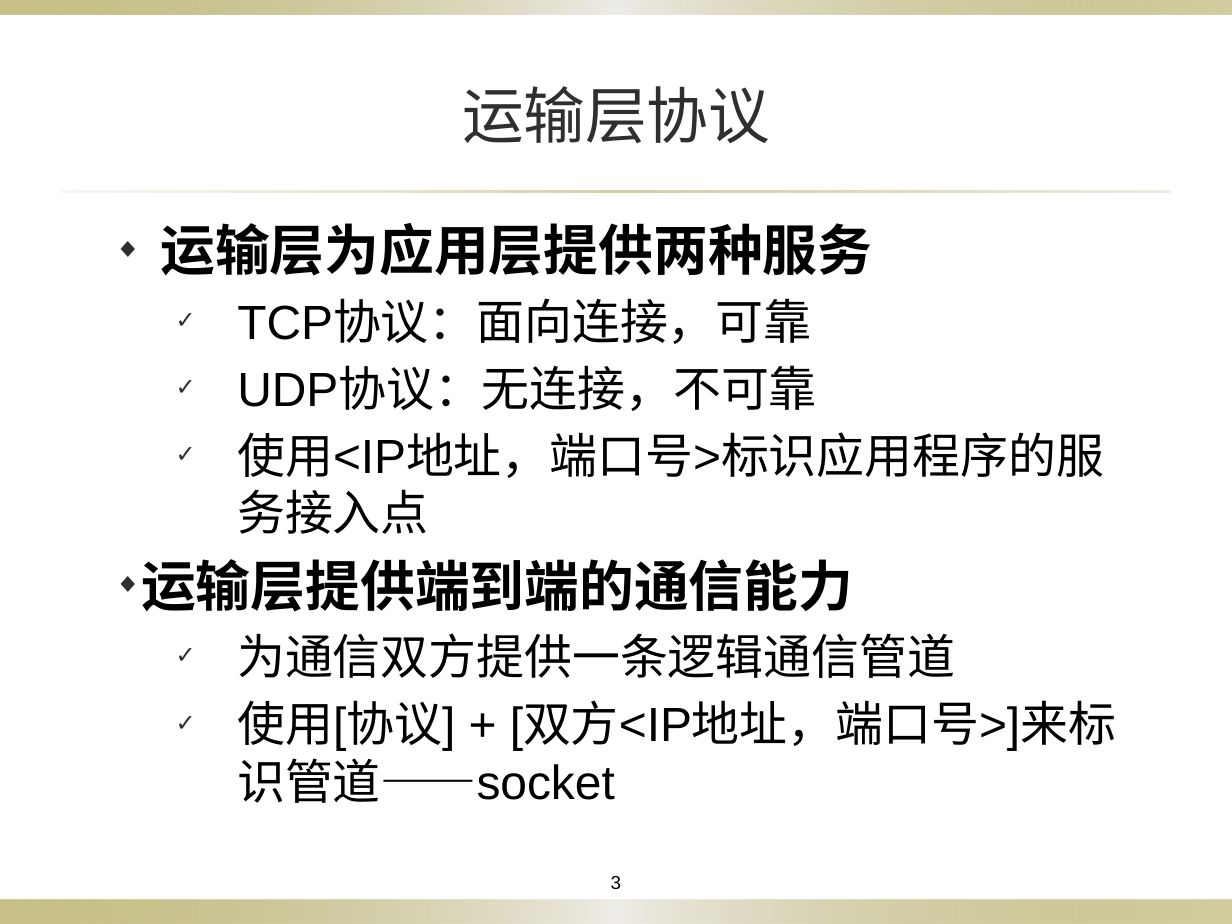
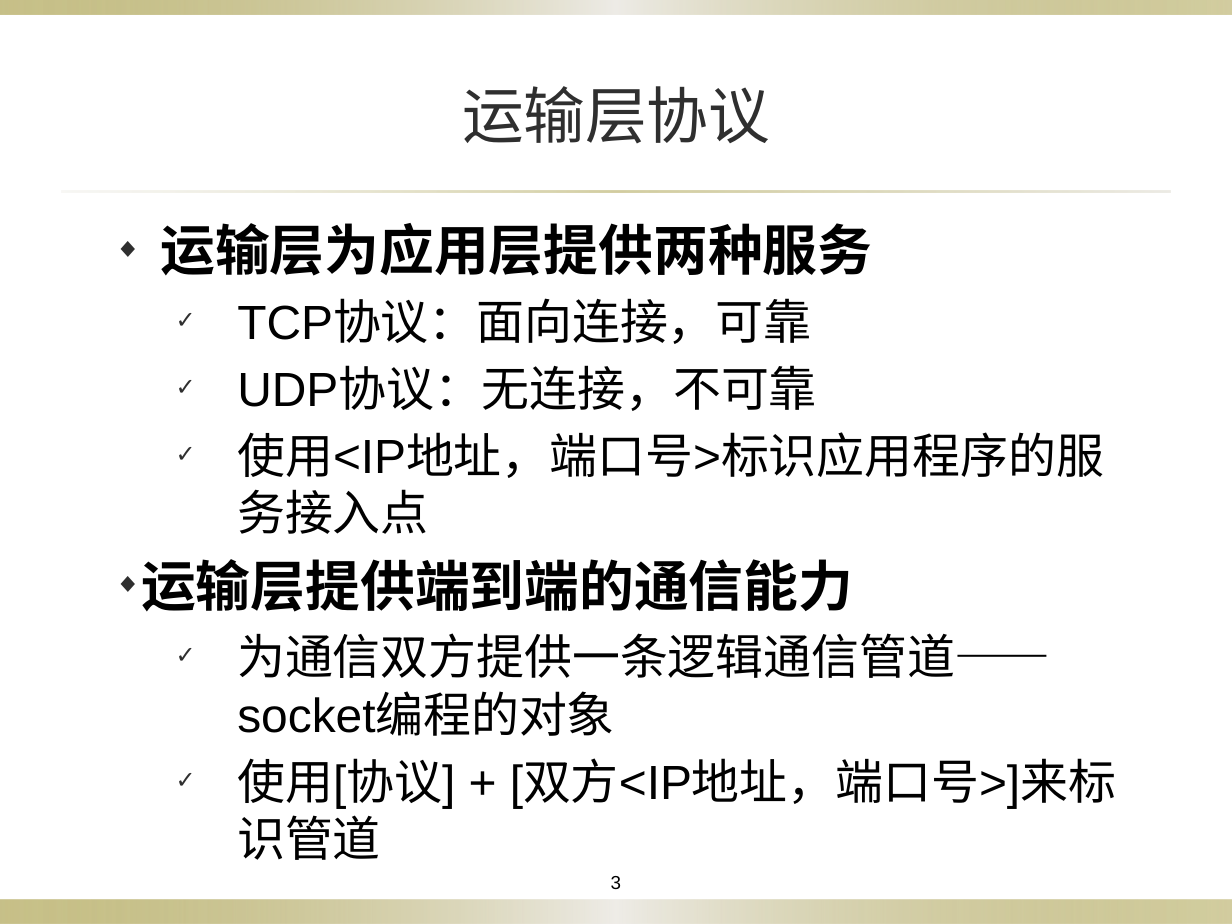
Before and after one commit to Otomadmt/NetCom_Course_Repo, a slide deck: slide 3 of Exp_3/socket通信程序设计.pptx. Drawn at 1232x924 pixels with LibreOffice and Linux fonts; fonts in the diff are those of the drawing; background and template pictures are left out. Boxes give left, top, right and bottom in pixels: in the first picture for what was removed or moved away, otherwise in the second. Text is boxed around its words. In the diff, an @@ line names an element or a change of style, - is before the commit and + after.

```diff
--- a/Exp_3/socket通信程序设计.pptx
+++ b/Exp_3/socket通信程序设计.pptx
@@ text at box(237, 633, 1116, 860): text changed @@
-  ✓ 为通信双方提供一条逻辑通信管道
-  ✓ 使用[协议] + [双方<IP地址，端口号>]来标识管道——socket
+  ✓ 为通信双方提供一条逻辑通信管道——socket编程的对象
+  ✓ 使用[协议] + [双方<IP地址，端口号>]来标识管道
```
Also in this commit, not shown: 5 other slides changed, 3 slides added, 18 other files.
